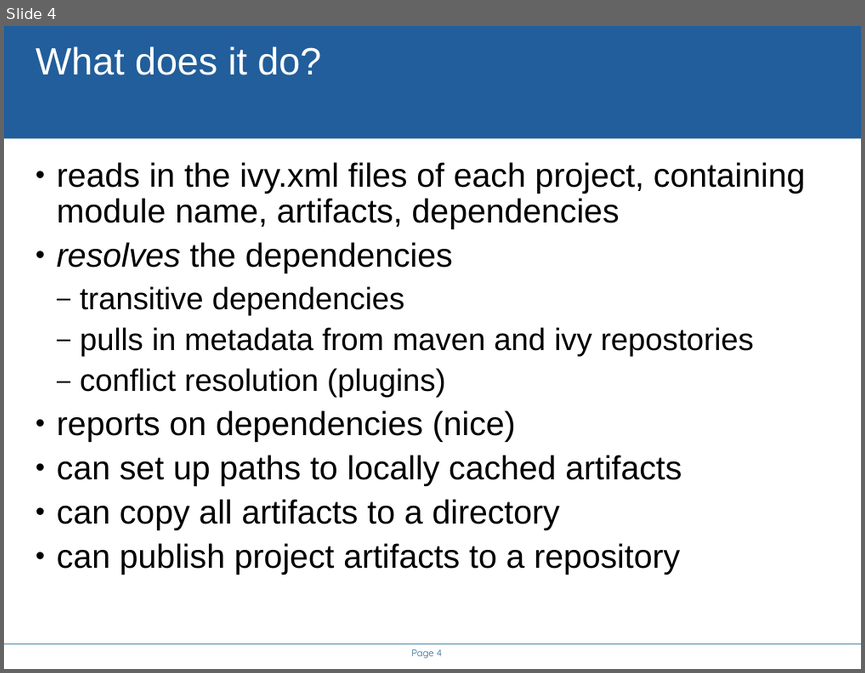
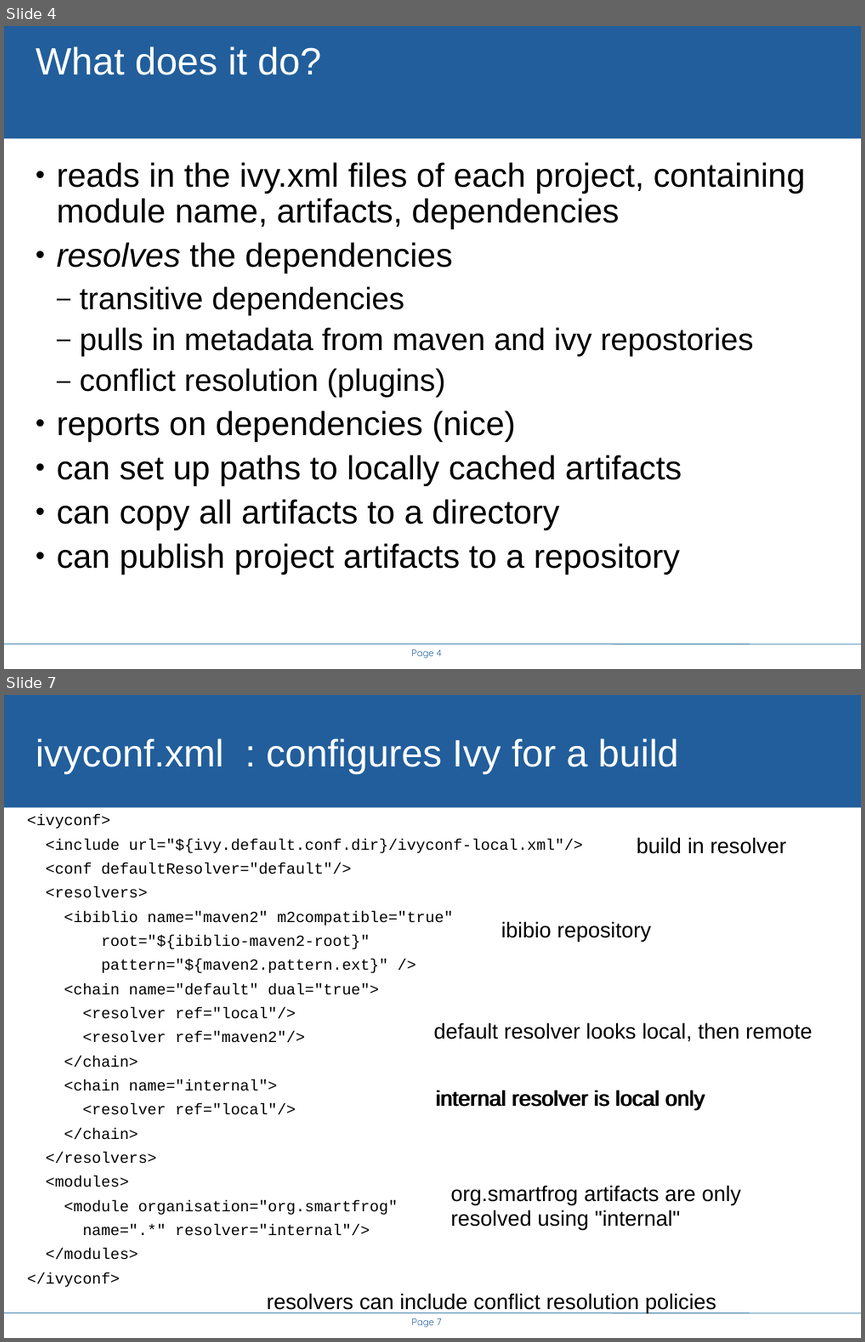
Before and after one commit to steveloughran/smartfrog, a slide deck: core/antbuild/doc/ivy.ppt. Shown one above the other, each under a label of ours: slide 4 before the commit, slides 4 and 7 after it; the slides between them are not shown. The pictures are 865x673 and 865x1342 pixels, drawn with LibreOffice and Linux fonts; fonts in the diff are those of the drawing; background and template pictures are left out. Boxes give left, top, right and bottom in pixels: in the first picture for what was removed or moved away, otherwise in the second. Text is boxed around its words. In the diff, an @@ line names an element or a change of style, - is before the commit and + after.

Commit message:
updated ivy slides and testharness artifact policy

```diff
--- a/core/antbuild/doc/ivy.ppt
+++ b/core/antbuild/doc/ivy.ppt
@@ slide 7 added at [4, 695, 861, 1338], background #FFFFFF; not listed: 3 template elements that a slide beside it also shows @@
@@ title added at [35, 738, 679, 774], 32 pt, text #FFFFFF @@
+ivyconf.xml : configures Ivy for a build
@@ text added at [27, 815, 583, 1287], 13 pt, text #000000 @@
+<ivyconf>
+<include url="${ivy.default.conf.dir}/ivyconf-local.xml"/>
+<conf defaultResolver="default"/>
+<resolvers>
+<ibiblio name="maven2" m2compatible="true"
+root="${ibiblio-maven2-root}"
+pattern="${maven2.pattern.ext}" />
+<chain name="default" dual="true">
+<resolver ref="local"/>
+<resolver ref="maven2"/>
+</chain>
+<chain name="internal">
+<resolver ref="local"/>
+</chain>
+</resolvers>
+<modules>
+<module organisation="org.smartfrog"
+name=".*" resolver="internal"/>
+</modules>
+</ivyconf>
@@ text added at [636, 837, 787, 854], 18 pt, text #000000 @@
+build in resolver
@@ text added at [501, 921, 652, 942], 18 pt, text #000000 @@
+ibibio repository
@@ text added at [434, 1022, 812, 1042], 18 pt, text #000000 @@
+default resolver looks local, then remote
@@ text added at [427, 1083, 714, 1116], 18 pt, text #000000 @@
+internal resolver is local only
@@ text added at [435, 1089, 704, 1111], 18 pt, text #000000 @@
+internal resolver is local only
@@ text added at [451, 1185, 741, 1230], 18 pt, text #000000 @@
+org.smartfrog artifacts are only
+resolved using "internal"
@@ text added at [267, 1293, 716, 1313], 18 pt, text #000000 @@
+resolvers can include conflict resolution policies
@@ slide 4 changed as well @@
@@ text "reads in the ivy.xml files ..." at [57, 162, 806, 574]: indent changed @@
```
Also in this commit, not shown: 10 other slides changed, 3 other slides added, 1 slide removed, 1 other file.
